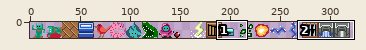
Sprite sheet: spritesheet.png. The picture above shows the old version from afar; the outline marks the close-up.
Close-up. First the earlier version:
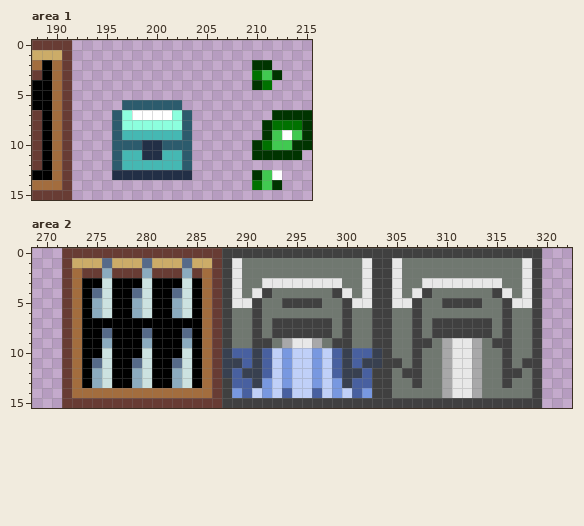
The file is 512x16 pixels. Colours within 5 levels of each other are drawn and written as one. Shown: area 1: x 188..215, y 0..15; area 2: x 269..322, y 0..15. The wide view leaves out empty margins.
And afterwards:
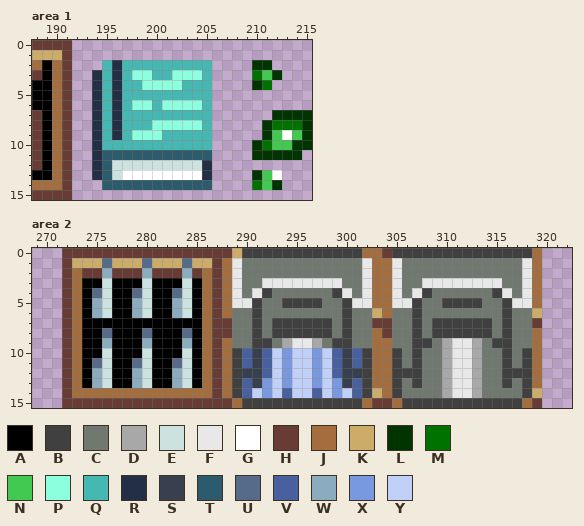
Palette (. is transparent): A #000000  B #404040  C #707870  D #a8a8a9  E #cce2e1  F #e8e8e8  G #ffffff  H #683c34  J #a36d3e  K #ccac68  L #003400  M #007200  N #41c951  P #8cffde  Q #45b8b3  R #222f46  S #384050  T #2c5b6d  U #566a89  V #4860a0  W #8babbf  X #7898e0  Y #c0d0f8
Change:
Area 1:
y 2: x 195..205 ........... -> QRQQQQQQQQQ
y 3: x 194..205 ............ -> RQRQPPQQPPPQ
y 4: x 194..205 ............ -> RQRQQPPPPQQQ
y 5: x 194..205 ............ -> RQRQQQQQQQQQ
y 6: x 194..205 ...TTTTTT... -> RQRQPPQPPPPQ
y 7: x 194..205 ..TPGGGGPT.. -> RQRQQQQQQQQQ
y 8: x 194..199 ..TPPP -> RQRQQQ; x 203..205 T.. -> PPQ
y 9: x 194..196 ..T -> RQR; x 198..200 QQQ -> PPP; x 203..205 T.. -> QQQ
y 10: x 194..205 ..TTTRRTTT.. -> RQQQQQQQQQQQ
y 11: x 194..195 .. -> RT; x 197..202 QQRRQQ -> TTTTTT; x 204..205 .. -> TT
y 12: x 194..205 ..TQQQQQQT.. -> RTEEEEEEEEER
y 13: x 194..205 ..RRRRRRRR.. -> RTEGGGGGGGGR
y 14: x 195..205 ........... -> TTTTTTTTTTT
Area 2:
y 0: x 288..289 BB -> HK; x 302..304 BBB -> JJH; x 319 B -> J
y 1..5: x 288 B -> J; x 303..304 BB -> JJ; x 319 B -> J
y 6: x 288 B -> J; x 303..304 BB -> KJ; x 319 B -> K
y 7: x 288 B -> H; x 303..304 BB -> HH; x 319 B -> H
y 8: x 288 B -> H; x 303..304 BB -> JH; x 319 B -> J
y 9: x 288 B -> J; x 303..304 BB -> JJ; x 319 B -> J
y 10: x 288..289 SV -> JB; x 302..305 VSBC -> BJJB; x 318..319 CB -> BJ
y 11: x 288..289 SS -> JB; x 302..304 SSB -> BJJ; x 319 B -> J
y 12: x 288..289 SV -> JB; x 302..305 VBBC -> BJJB; x 318..319 CB -> BJ
y 13: x 288..289 BV -> JB; x 302..305 VBBC -> BJJB; x 318..319 CB -> BJ
y 14: x 288..289 BX -> JB; x 302..305 XBBC -> BKJB; x 318..319 CB -> BK
y 15: x 288..289 BB -> HJ; x 302..305 BBBB -> JHHJ; x 318..319 BB -> JH
Pixel boxes of the changes (left, top, right, bottom) in both close-ups:
changed: (92, 60, 212, 190)
changed: (222, 248, 242, 408)
changed: (362, 248, 402, 408)
changed: (522, 248, 542, 408)
